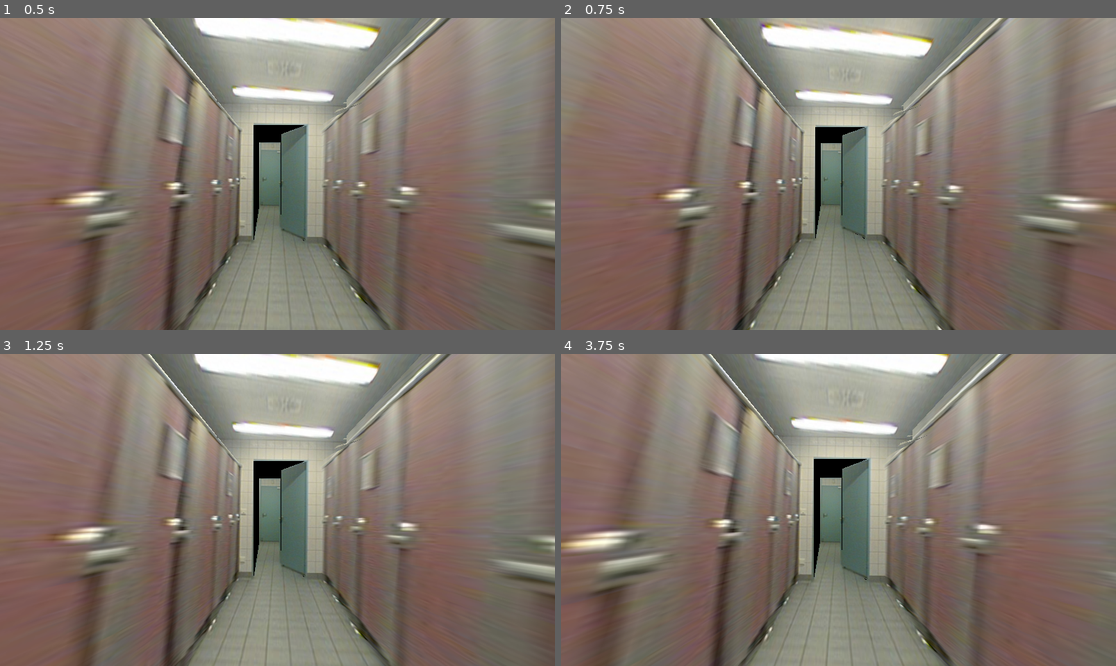
Above: before the commit, frames 1-4 (two rows, left to right).
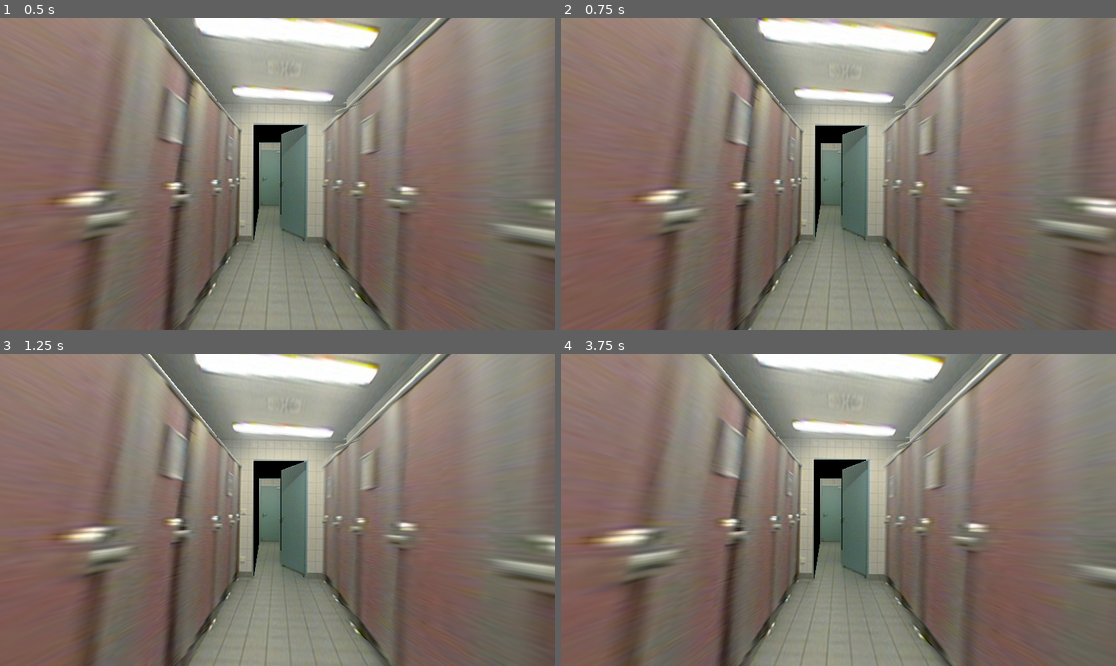
Above: after the commit, the same moments.

Repository: TheiaB/photo-course-game
Game: Godot game, scene res://scenes/bathroom.tscn
Two runs of this game, one before a commit and one after it. Both use one fixed random seed, a clock stepped at 60 frames per second and the inputs below.
Inputs (mouse positions are in pixels of both pictures, inside the frame that each line leads up to):
- Up to frame 1 (0.5 s): no input
- Up to frame 2 (0.75 s): tap Enter at 0.5 s; move the mouse to (960, 158) at 0.52 s; tap Mouse wheel up (zoom_in) at 0.6 s; click (960, 158) at 0.67 s
- Up to frame 3 (1.25 s): tap Mouse wheel down (zoom_out) at 0.8 s
- Up to frame 4 (3.75 s): move the mouse to (727, 525) at 1.27 s; tap Mouse wheel down (zoom_out) at 1.35, 2.3, 3.6 s; click (727, 525) at 1.42 s; tap Mouse wheel up (zoom_in) at 1.55, 2.85 s; move the mouse to (894, 441) at 2.02 s; hold Space (shuffle) 2.03-2.78 s; click (894, 441) at 2.17 s; move the mouse to (810, 572) at 2.77 s; click (810, 572) at 2.92 s; move the mouse to (1005, 556) at 3.52 s; click (1005, 556) at 3.67 s

Frame 1 is identical in both runs. In frame 2, 12% of the frame differs, in the area x 0-100%, y 0-100%; in frame 3, 0.2%; in frame 4, 11%.
Error before the commit: Modulo by zero error in operator '%'. (res://scripts/camera-rotation.gd:54)
Error after the commit: Modulo by zero error in operator '%'. (res://scripts/camera-rotation.gd:58)

Commit message:
interpolation

Diff:
--- a/scripts/camera-rotation.gd
+++ b/scripts/camera-rotation.gd
@@ -6,6 +6,7 @@
 var v_right = Vector3(1, 0, 0) # Or Vector3.RIGHT -> rotates up and down
 var v_up = Vector3(0, 1, 0) # Or Vector3.UP -> rotates left and right
 var rotation_amount := 0.01
+var desired_zoom := 5.0
 @onready var mesh_placeholder: MeshInstance3D = $"../mesh-placeholder"
 
 @export var models = {}
@@ -13,18 +14,21 @@
 # Called when the node enters the scene tree for the first time.
 func _ready():
 	randomize()
-	camera.position.z = 5
+	camera.position.z = desired_zoom
+	#desired_rot = origin.rotation
 	Global.yell()
 	pass # Replace with function body.
 
 var mouse_left_down: bool = false
+var lerped_change := Vector2(0,0)
+
 var mouse_start := Vector2(0,0)
 var mouse_change := Vector2(0,0)
 var mouse_now := Vector2(0,0)
 # var zoom_level := 10
 
 @export var zoom_min := 0.5
-@export var zoom_max := 10
+@export var zoom_max := 20
 
 var current_model = 0
 
@@ -35,19 +39,19 @@
 		if event.button_index == 1 and event.is_pressed():
 			mouse_left_down = true
 			mouse_start = event.position;
+			lerped_change = Vector2(0,0)
 
 		elif event.button_index == 1 and not event.is_pressed():
 			mouse_left_down = false
+			mouse_change = Vector2(0,0)
 
 		# zoom
 		if event.is_action('zoom_in'):
 			#zoom_level -= 1
-			camera.position.z = clamp(camera.position.z + 0.1, zoom_min, zoom_max)
-			print(camera.position.z)
+			desired_zoom = clamp(desired_zoom + 0.1, zoom_min, zoom_max)
 		elif event.is_action('zoom_out'):
 			#zoom_level += 1
-			camera.position.z = clamp(camera.position.z - 0.1, zoom_min, zoom_max)
-			print(camera.position.z)
+			desired_zoom = clamp(desired_zoom - 0.1, zoom_min, zoom_max)
 
 	if event.is_action_pressed('shuffle'):
 		print('space')
@@ -67,7 +71,15 @@
 		mouse_now = get_viewport().get_mouse_position()
 		mouse_change = mouse_start - mouse_now
 		mouse_start = mouse_now
-		rotate(v_up,rotation_amount * mouse_change[0])
-		rotate_object_local(v_right,rotation_amount * mouse_change[1])
+
+	# lerped rotation
+	lerped_change = lerped_change.lerp(mouse_change,0.1)
+	print(lerped_change)
+	# apply rotation (by 2 axes)
+	rotate(v_up,rotation_amount * lerped_change[0])
+	rotate_object_local(v_right,rotation_amount * lerped_change[1])
 
 	# zoom
+	camera.position.z = lerp(camera.position.z, desired_zoom,0.1)
+
+	# zoom
